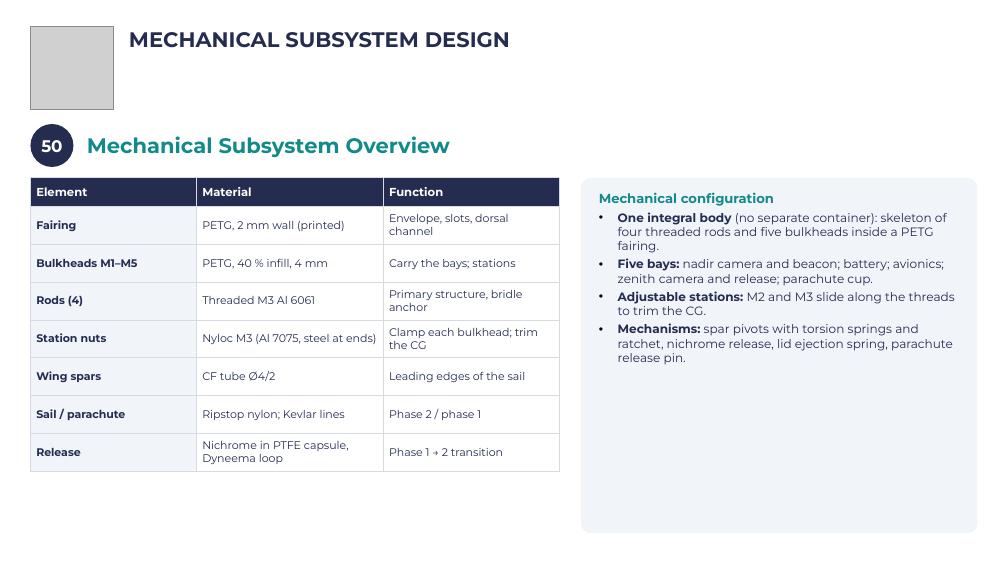
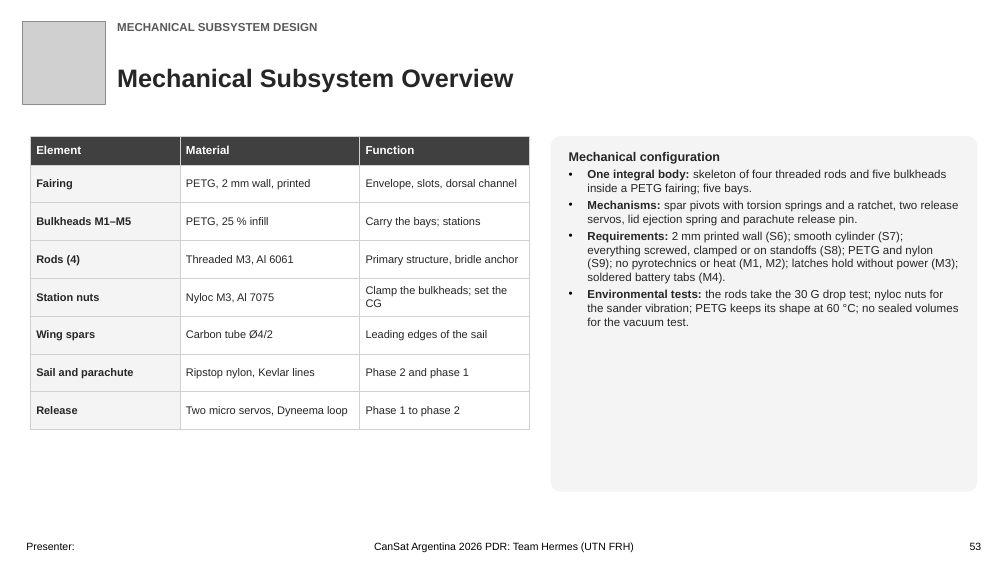
Before and after one commit to Caetano18/proyecto, a slide deck: slide 53 of cansat_pdr/laminas_plantilla/CanSat_PDR_Hermes_completo.pptx. Drawn at 1008x567 pixels with LibreOffice and Linux fonts; fonts in the diff are those of the drawing; grey boxes stand for pictures; background and template pictures are left out. Boxes give left, top, right and bottom in pixels: in the first picture for what was removed or moved away, otherwise in the second. Text is boxed around its words. In the diff, an @@ line names an element or a change of style, - is before the commit and + after.

```diff
--- a/cansat_pdr/laminas_plantilla/CanSat_PDR_Hermes_completo.pptx
+++ b/cansat_pdr/laminas_plantilla/CanSat_PDR_Hermes_completo.pptx
@@ picture: place and size @@
-picture at [30, 26, 113, 109]
+picture at [23, 21, 106, 104]
@@ text "MECHANICAL SUBSYSTEM DESIGN": place and size @@
-text "MECHANICAL SUBSYSTEM DESIGN" at [129, 32, 510, 48]
+text "MECHANICAL SUBSYSTEM DESIGN" at [117, 23, 317, 31]
@@ text "MECHANICAL SUBSYSTEM DESIGN" at [117, 23, 317, 31]: size 20 to 11 pt, font Montserrat to Arial, text colour #242C4F to #595959 @@
@@ text "Mechanical Subsystem Overview": place and size @@
-text "Mechanical Subsystem Overview" at [87, 136, 450, 158]
+text "Mechanical Subsystem Overview" at [117, 68, 513, 92]
@@ text "Mechanical Subsystem Overview" at [117, 68, 513, 92]: size 20 to 24 pt, font Montserrat to Arial, text colour #138A8A to #262626 @@
@@ table at [30, 136, 529, 430] @@
-row 2, column 2: PETG, 2 mm wall (printed)
+row 2, column 2: PETG, 2 mm wall, printed
-row 3, column 2: PETG, 40 % infill, 4 mm
+row 3, column 2: PETG, 25 % infill
-row 4, column 2: Threaded M3 Al 6061
+row 4, column 2: Threaded M3, Al 6061
-row 5, column 2: Nyloc M3 (Al 7075, steel at ends)
+row 5, column 2: Nyloc M3, Al 7075
-row 5, column 3: Clamp each bulkhead; trim the CG
+row 5, column 3: Clamp the bulkheads; set the CG
-row 6, column 2: CF tube Ø4/2
+row 6, column 2: Carbon tube Ø4/2
-row 7: Sail / parachute | Ripstop nylon; Kevlar lines | Phase 2 / phase 1
+row 7: Sail and parachute | Ripstop nylon, Kevlar lines | Phase 2 and phase 1
-row 8, column 2: Nichrome in PTFE capsule, Dyneema loop
+row 8, column 2: Two micro servos, Dyneema loop
-row 8, column 3: Phase 1 → 2 transition
+row 8, column 3: Phase 1 to phase 2
@@ fill #242C4F to #404040 in row 1 @@
@@ fill #F1F4F9 to #F4F4F4 in 7 cells @@
@@ font Montserrat to Arial in "Element", "Material", "Function", "Fairing" and 9 more places @@
@@ text colour #242C4F to #262626 in "Fairing", "Envelope, slots, dorsal channel", "Bulkheads M1–M5", "Carry the bays; stations" and 6 more places @@
@@ borders changed @@
@@ table: place and size @@
-table at [30, 178, 560, 471]
+table at [30, 136, 529, 430]
@@ ellipse removed at [30, 124, 73, 167] @@
-50
@@ rounded rectangle "Mechanical configuration": place and size @@
-rounded rectangle "Mechanical configuration" at [581, 178, 978, 533]
+rounded rectangle "Mechanical configuration" at [551, 136, 978, 492]
@@ rounded rectangle "Mechanical configuration" at [551, 136, 978, 492]: fill #F1F4F9 to #F4F4F4 @@
@@ text in rounded rectangle at [569, 152, 720, 164]: size 12.5 to 12 pt, font Montserrat to Arial, text colour #138A8A to #262626 in "Mechanical configuration" @@
@@ text in rounded rectangle at [587, 169, 959, 326]: text changed; size 11.5 to 11 pt; font Montserrat to Arial; text colour #242C4F to #262626 @@
-• One integral body (no separate container): skeleton of four threaded rods and five bulkheads inside a PETG fairing.
-• Five bays: nadir camera and beacon; battery; avionics; zenith camera and release; parachute cup.
-• Adjustable stations: M2 and M3 slide along the threads to trim the CG.
-• Mechanisms: spar pivots with torsion springs and ratchet, nichrome release, lid ejection spring, parachute release pin.
+• One integral body: skeleton of four threaded rods and five bulkheads inside a PETG fairing; five bays.
+• Mechanisms: spar pivots with torsion springs and a ratchet, two release servos, lid ejection spring and parachute release pin.
+• Requirements: 2 mm printed wall (S6); smooth cylinder (S7); everything screwed, clamped or on standoffs (S8); PETG and nylon (S9); no pyrotechnics or heat (M1, M2); latches hold without power (M3); soldered battery tabs (M4).
+• Environmental tests: the rods take the 30 G drop test; nyloc nuts for the sander vibration; PETG keeps its shape at 60 °C; no sealed volumes for the vacuum test.
@@ text added at [26, 542, 74, 550], 10 pt, text #000000 @@
+Presenter:
@@ text added at [374, 542, 634, 552], 10 pt, text #000000 @@
+CanSat Argentina 2026 PDR: Team Hermes (UTN FRH)
@@ text added at [970, 542, 982, 550], 10 pt, text #000000 @@
+53
```
Also in this commit, not shown: 105 other slides changed, 42 other files.
